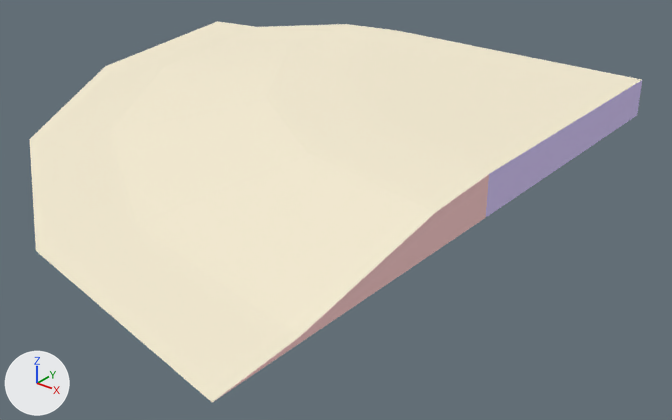
Two versions of the glTF model atoms/Terrain_Sand_Incline_Curve_Outer_8x8.glb, one commit apart.
Both versions are drawn from a 50 mm lens placed at (876.0, -734.0, 434.0), pointed at (205.0, 105.0, -86.0). The axes (+X, +Y, +Z) are drawn at lower left. The lights are the same throughout. The first picture is the older version. Where no turn or scale is listed for an object, it has been applied to the vertices. Vertices at exactly the same position are counted once.

The first picture shows 'Terrain_Sand_Incline_Curve_Outer_8x8'.
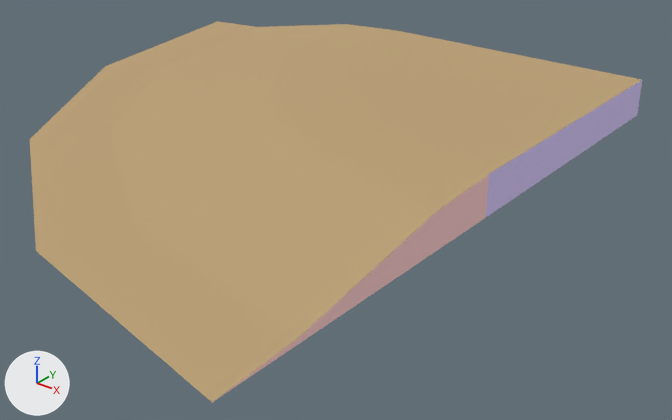
Changed parts and their boxes (x1, y1, x2, y2) in the pictures (672 x 420 px):
'Terrain_Sand_Incline_Curve_Outer_8x8', surface changed (white to beige)
    both: (29, 21, 642, 402)
part 1 of me_object1, surface changed (white to beige)
    both: (29, 21, 641, 402)

What changed in the scene script:
```text
Add img_colormap:
    img_colormap = load_image('colormap', '../textures/colormap.png', 512, 512, 'sRGB')
Change mat_dirt:
    remove mat_dirt.base_color = (0.918, 0.843, 0.651)  # pale yellow #f6edd3
    add mat_dirt.texture = img_colormap
Change me_object1:
    where me_object1.from_pydata(...)  # 24 vertices, 44 faces; spans x -350.0..450.0, y -350.0..450.0, z 0.0..50.0
    used by ob_terrain_sand_incline_curve_outer_8x8; location = (0.0, 0.0, 0.0)
    me_object1 part 1: texture (UV) coordinates of 28 of 44 faces, centred in x -296.0..399.0, y -279.0..399.0, z 2.0..50.0, changed; they spanned u 0.0..1.0, v 0.0..1.0 and now span u 0.91..0.91, v 1.0..1.0
```
